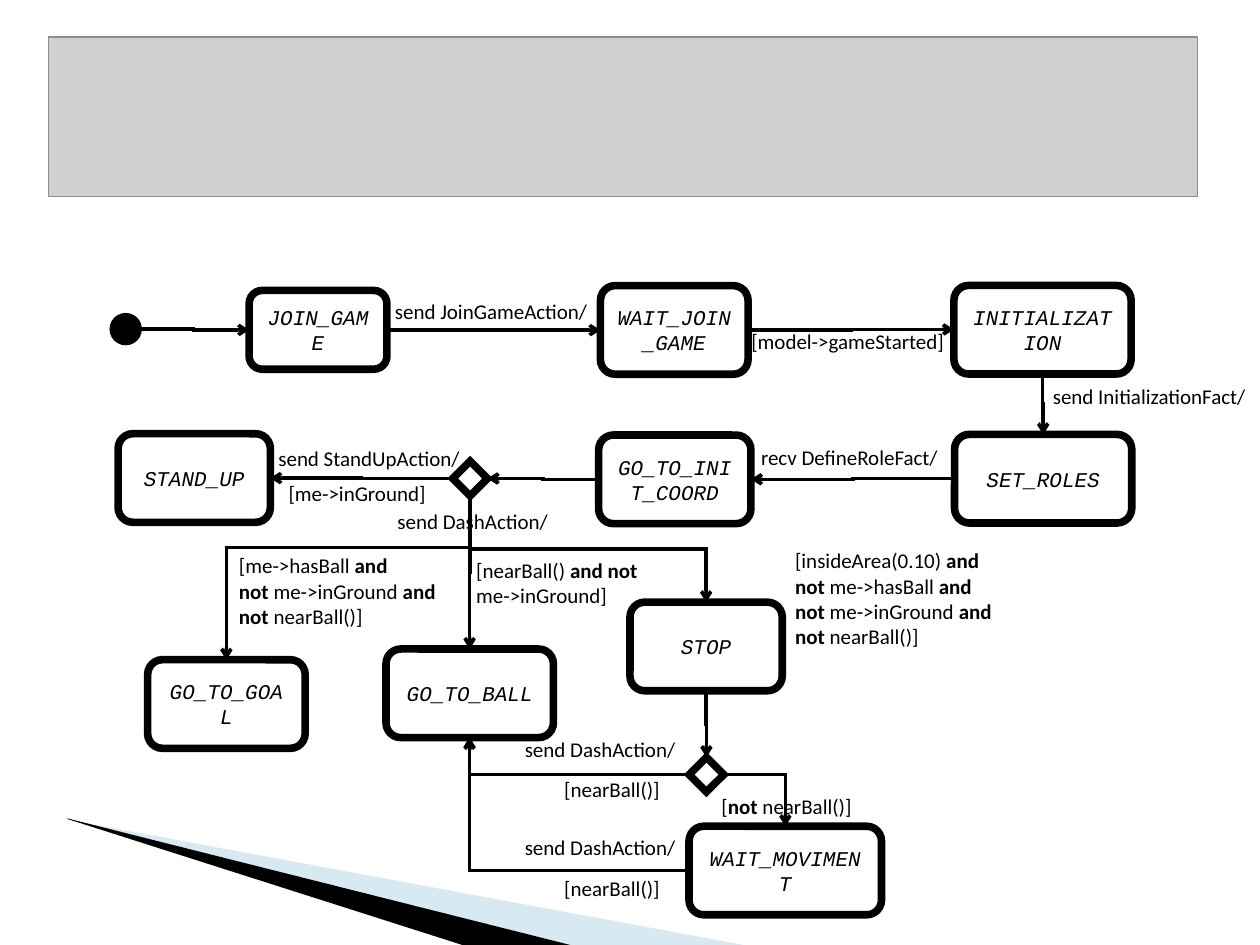
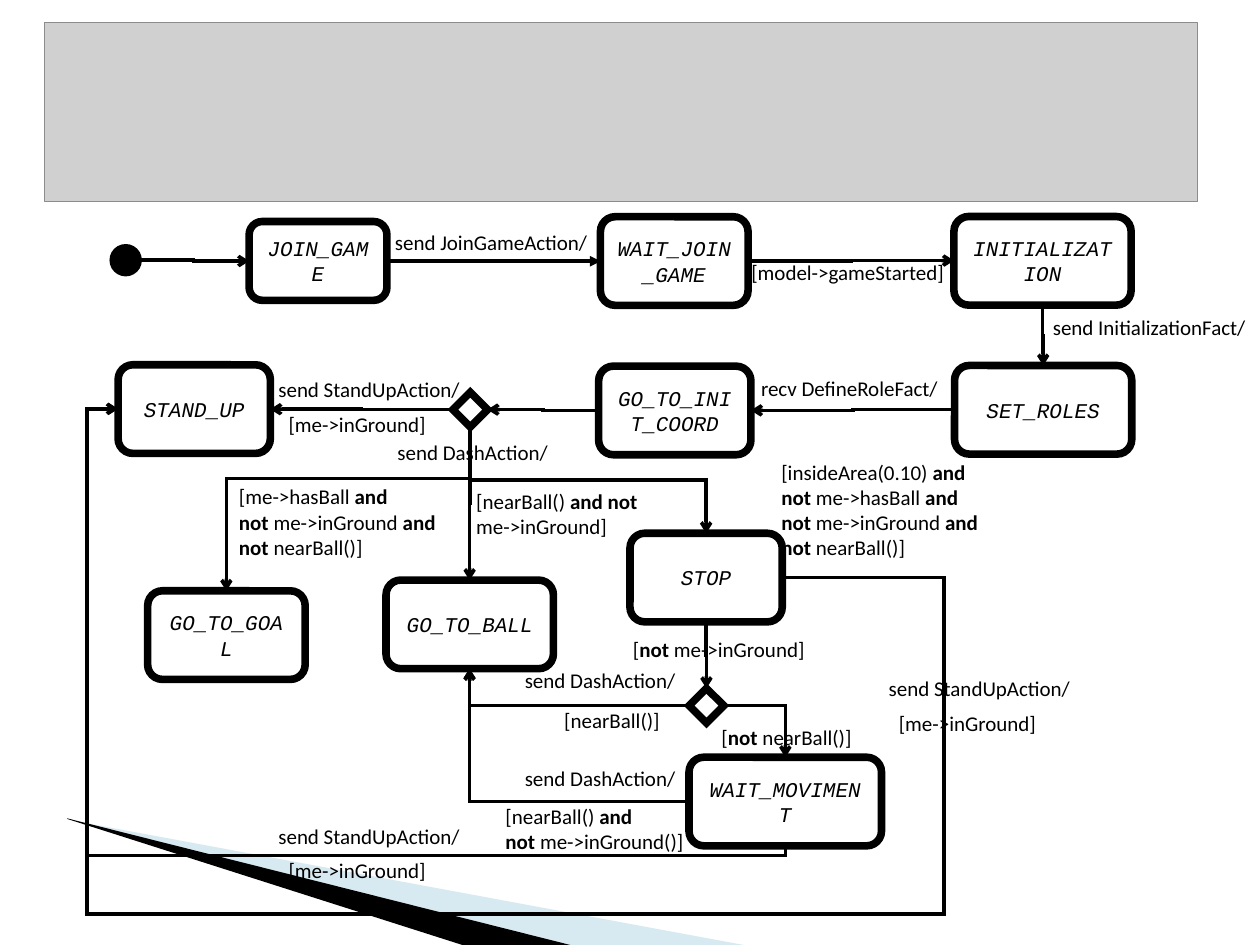
Before and after one commit to krishprince/rollerslam, a slide deck: slide 13 of docs/PresentationAgentes.ppt (slide 9 before the commit). Drawn at 1260x945 pixels with LibreOffice and Linux fonts; fonts in the diff are those of the drawing; grey boxes stand for pictures; background and template pictures are left out. Boxes give left, top, right and bottom in pixels: in the first picture for what was removed or moved away, otherwise in the second. Text is boxed around its words. In the diff, an @@ line names an element or a change of style, - is before the commit and + after.

```diff
--- a/docs/PresentationAgentes.ppt
+++ b/docs/PresentationAgentes.ppt
@@ picture: place and size @@
-picture at [49,37,1198,197]
+picture at [44,23,1197,202]
@@ elbow arrow (387, 261) - (601, 261): arrowheads changed @@
@@ elbow arrow added from (782, 577) to (118, 410), #000000 2.01 pt @@
@@ elbow arrow added from (785, 845) to (118, 410), #000000 2.01 pt @@
@@ text "[insideArea(0.10) and": place and size @@
-text "[insideArea(0.10) and" at [795,553,992,647]
+text "[insideArea(0.10) and" at [781,465,978,562]
@@ 14 elbow arrows, 11 texts, 10 rounded rectangles, 2 diamonds, 1 ellipse: place and size @@
-14 elbow arrows, 11 texts, 10 rounded rectangles, 2 diamonds, 1 ellipse at [113,286,1245,915]
+14 elbow arrows, 11 texts, 10 rounded rectangles, 2 diamonds, 1 ellipse at [113,217,1245,845]
@@ text added at [633,639,805,663], 12 pt, text #000000 @@
+[not me->inGround]
@@ text "send DashAction/": place and size @@
-text "send DashAction/" at [525,840,675,856]
+text "send DashAction/" at [525,671,675,689]
@@ text added at [889,679,1070,703], 12 pt, text #000000 @@
+send StandUpAction/
@@ text added at [899,713,1036,737], 12 pt, text #000000 @@
+[me->inGround]
@@ text "send DashAction/": place and size @@
-text "send DashAction/" at [525,740,675,758]
+text "send DashAction/" at [525,771,675,787]
@@ text added at [505,809,683,856], 12 pt, text #000000 @@
+[nearBall() and
+not me->inGround()]
@@ text added at [278,829,460,848], 12 pt, text #000000 @@
+send StandUpAction/
@@ text added at [289,863,426,885], 12 pt, text #000000 @@
+[me->inGround]
@@ text removed at [564,881,659,899] @@
-[nearBall()]
```
Also in this commit, not shown: 16 other slides changed, 9 slides added, 2 slides removed.
